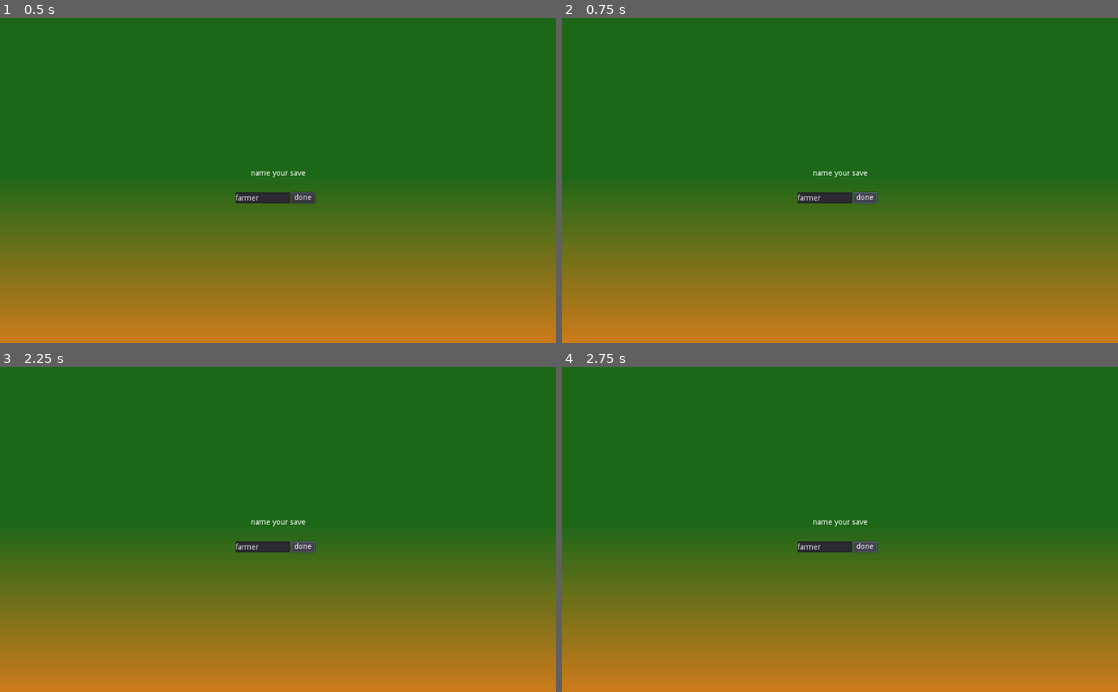
Above: before the commit, frames 1-4 (two rows, left to right).
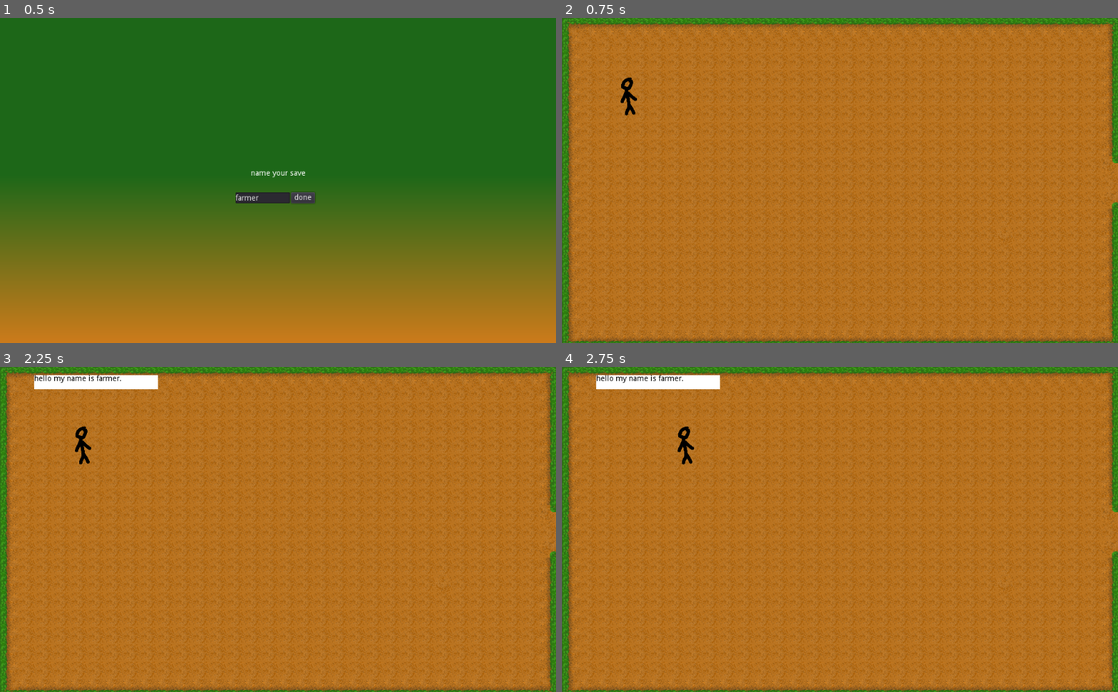
Above: after the commit, the same moments.

Repository: stoodleyc/farm
Game: Godot game, scene res://game start.tscn
Two runs of this game, one before a commit and one after it. Both use one fixed random seed, a clock stepped at 60 frames per second and the inputs below. The project has no main scene, so this scene is started directly.
Inputs (mouse positions are in pixels of both pictures, inside the frame that each line leads up to):
- Up to frame 1 (0.5 s): no input
- Up to frame 2 (0.75 s): click "done" at 0.5 s
- Up to frame 3 (2.25 s): click (300, 545) at 1.25 s, where only the run before the commit has a clickable "done"; tap Enter (ui_accept) at 2 s; hold D (move right) from 2.03 s (still down)
- Up to frame 4 (2.75 s): keep holding D (move right); tap Enter (ui_accept) at 2.27 s

Frame 1 is identical in both runs. In frame 2, 87% of the frame differs, in the area x 0-100%, y 0-100%; in frame 3, 87%; in frame 4, 87%.
Error before the commit: Parse Error: Expected end of statement after expression, got Constant instead. (res://game)

Commit message:
save load progress and some other stuff

Diff:
--- a/farm.gd
+++ b/farm.gd
@@ -14,3 +14,8 @@
 				player.position.x = data.playerx
 				player.position.y = data.playery
 				SaveFiles.enter = data.area
+
+
+func _on_load_pressed():
+	player.position.y = data.playery
+	player.position.x = data.playerx
--- a/farm.tscn
+++ b/farm.tscn
@@ -95,6 +95,7 @@
 pause_mode = 2
 
 [connection signal="pressed" from="pause/pause vbox/save" to="player" method="_on_save_pressed"]
+[connection signal="pressed" from="pause/pause vbox/load" to="." method="_on_load_pressed"]
 [connection signal="pressed" from="pause/pause vbox/save and quit" to="player" method="_on_save_and_quit_pressed"]
 
 [editable path="pause"]
--- a/game start.gd
+++ b/game start.gd
@@ -16,15 +16,15 @@
 
 	SaveFiles.load_names()
 	if current == "user://save_1.save":
-		names.1 = $TextEdit.text
+		names["1"] = $TextEdit.text
 	elif current == "user://save_2.save":
-		names.2 = $TextEdit.text
+		names["2"] = $TextEdit.text
 	elif current == "user://save_3.save":
-		names.3 = $TextEdit.text
+		names["3"] = $TextEdit.text
 	elif current == "user://save_4.save":
-		names.4 = $TextEdit.text
+		names["4"] = $TextEdit.text
 	elif current == "user://save_5.save":
-		names.5 = $TextEdit.text
+		names["5"] = $TextEdit.text
 	SaveFiles.save_names()
 
 	get_tree().change_scene("res://farm.tscn");
--- a/load.gd
+++ b/load.gd
@@ -1,15 +1,15 @@
 extends PopupPanel
 
 
-
+onready var names = SaveFiles.names
 
 func _on_load_game_pressed():
 	SaveFiles.load_names()
-	$"VBoxContainer/save 1".text = SaveFiles.names["1"]
-	$"VBoxContainer/save 2".text = SaveFiles.names["2"]
-	$"VBoxContainer/save 3".text = SaveFiles.names["3"]
-	$"VBoxContainer/save 4".text = SaveFiles.names["4"]
-	$"VBoxContainer/save 5".text = SaveFiles.names["5"]
+	$"VBoxContainer/save 1".text = names["1"]
+	$"VBoxContainer/save 2".text = names["2"]
+	$"VBoxContainer/save 3".text = names["3"]
+	$"VBoxContainer/save 4".text = names["4"]
+	$"VBoxContainer/save 5".text = names["5"]
 	visible = true
 
 
--- a/main menu.gd
+++ b/main menu.gd
@@ -5,8 +5,3 @@
 
 func _on_quit_pressed():
 	get_tree().quit()
-
-
-
-func _on_Button_pressed():
-	print(SaveFiles.current)
--- a/main menu.tscn
+++ b/main menu.tscn
@@ -128,14 +128,9 @@
 margin_bottom = 73.0
 text = "ok"
 
-[node name="Button" type="Button" parent="."]
-margin_right = 12.0
-margin_bottom = 20.0
-
 [connection signal="pressed" from="VBoxContainer/continue" to="continue" method="_on_continue_pressed"]
 [connection signal="pressed" from="VBoxContainer/new game" to="new game" method="_on_new_game_pressed"]
 [connection signal="pressed" from="VBoxContainer/load game" to="load" method="_on_load_game_pressed"]
 [connection signal="pressed" from="VBoxContainer/options" to="options" method="_on_options_pressed"]
 [connection signal="pressed" from="VBoxContainer/quit" to="." method="_on_quit_pressed"]
 [connection signal="pressed" from="continue/VBoxContainer/close" to="continue" method="_on_close_pressed"]
-[connection signal="pressed" from="Button" to="." method="_on_Button_pressed"]
--- a/player.gd
+++ b/player.gd
@@ -33,10 +33,8 @@
 
 	#vertical movement
 	if Input.is_action_pressed("move up"):
-		print("up")
 		velocity.y = -walk
 	elif Input.is_action_pressed("move down"):
-		print("down")
 		velocity.y = walk
 	else:
 		velocity.y = 0
@@ -44,10 +42,8 @@
 
 	#horisontal movement
 	if Input.is_action_pressed("move left"):
-		print("left")
 		velocity.x = -walk
 	elif Input.is_action_pressed("move right"):
-		print("right")
 		velocity.x = walk
 	else:
 		velocity.x = 0
--- a/save files.gd
+++ b/save files.gd
@@ -12,14 +12,10 @@
 }
 
 var names = {
-	"1" : "slot 1",
-	"2" : "slot 2",
-	"3" : "slot 3",
-	"4" : "slot 4",
-	"5" : "slot 5",
 }
 
 func _ready():
+	load_names()
 	load_current()
 
 
@@ -85,5 +81,5 @@
 		}
 		save_names()
 	file.open(nameplace, File.READ)
-	current = file.get_var()
+	names = file.get_var()
 	file.close()
Not shown, removed: game start.tscn.tmp
